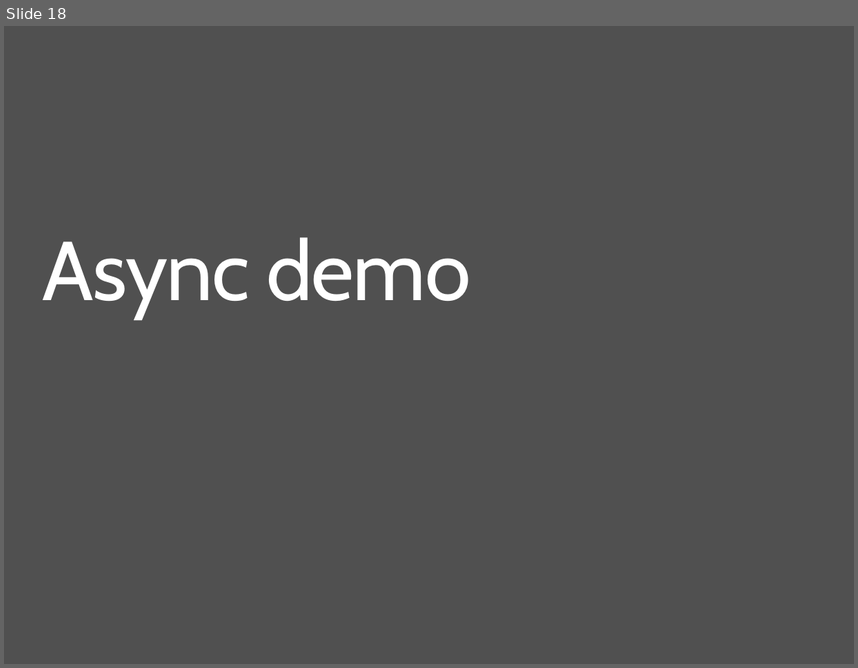
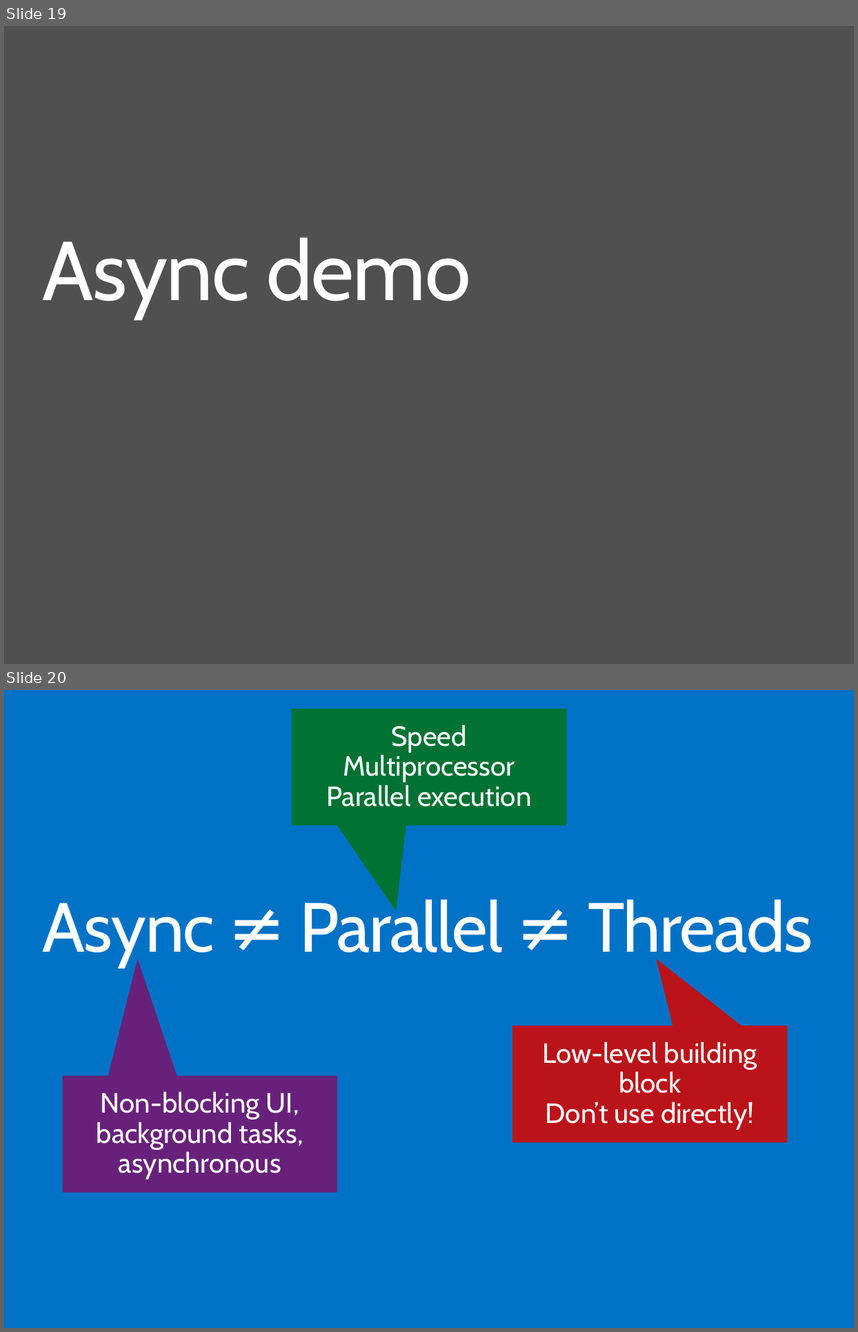
Before and after one commit to ondfisk/BDSA2018, a slide deck: Slides/Lecture06 - Asynchronous and Parallel Programming in CSharp.pptx. Shown one above the other, each under a label of ours: slide 18 before the commit, slides 19 and 20 after it. The pictures are 858x668 and 858x1332 pixels, drawn with LibreOffice and Linux fonts; fonts in the diff are those of the drawing. Boxes give left, top, right and bottom in pixels: in the first picture for what was removed or moved away, otherwise in the second. Text is boxed around its words. In the diff, an @@ line names an element or a change of style, - is before the commit and + after.

```diff
--- a/Slides/Lecture06 - Asynchronous and Parallel Programming in CSharp.pptx
+++ b/Slides/Lecture06 - Asynchronous and Parallel Programming in CSharp.pptx
@@ slide 20 added at [4,690,854,1328], background #0072C6 @@
@@ speech box added at [292,709,566,825], fill #007233, 24 pt, text #FFFFFF @@
+Speed
+Multiprocessor
+Parallel execution
@@ title added at [43,894,813,967], 60 pt, text #FFFFFF @@
+Async ≠ Parallel ≠ Threads
@@ speech box added at [513,1025,787,1142], fill #BA141A, 24 pt, text #FFFFFF @@
+Low-level building block
+Don’t use directly!
@@ speech box added at [63,1075,337,1192], fill #68217A, 24 pt, text #FFFFFF @@
+Non-blocking UI, background tasks,
+asynchronous
@@ what was slide 18 is now slide 19 @@
```
Also in this commit, not shown: 1 slide changed, 1 other slide added.
